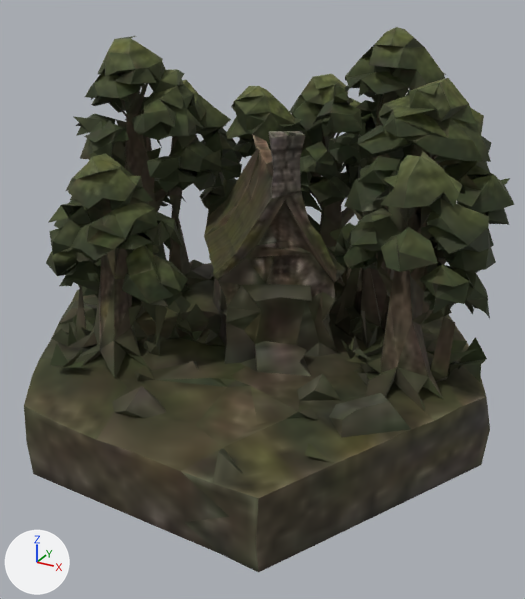
An edit to the glTF model godot/assets/meshy/war/woods.glb, drawn before and after from the same camera.
One viewpoint serves both versions: a 50 mm camera at (1.58, -2.8, 1.71) aimed at (0.07, -0.07, 0.34). Arrows for +X, +Y and +Z are at lower left; the lights stay in place. The picture after the commit comes second. Vertices at exactly the same position are counted once.
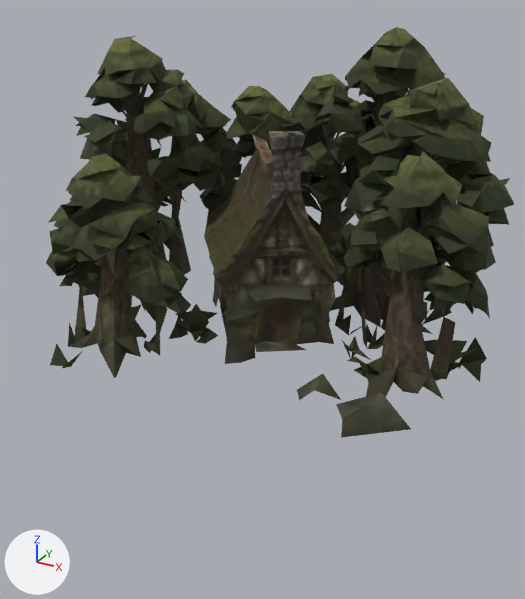
The change, as a diff of the scene's bpy script:
```diff
--- a/godot/assets/meshy/war/woods.glb.py
+++ b/godot/assets/meshy/war/woods.glb.py
@@ me_mesh_0 @@
 # used by ob_mesh_0; location = (0.0, 0.0, 0.0)
-me_mesh_0.from_pydata(...)  # 3162 vertices, 7008 faces; spans x -1.15..1.15, y -1.05..1.12, z -0.27..1.52
+me_mesh_0.from_pydata(...)  # 2897 vertices, 6107 faces; spans x -1.14..1.09, y -0.8..1.12, z 0.1..1.52
+# me_mesh_0 part 1: 265 vertices removed from x -1.15..1.15, y -1.05..1.03, z -0.27..0.2
 me_mesh_0.materials.append(mat_material_0)
```

Pixel boxes (x1, y1, x2, y2) of what changed, in the pictures (525 x 599 px):
'Mesh_0', reshaped (25% shorter): before (24, 27, 514, 572); after (46, 27, 514, 438)
part 1 of me_mesh_0, deleted (brown): before (24, 260, 490, 572)
